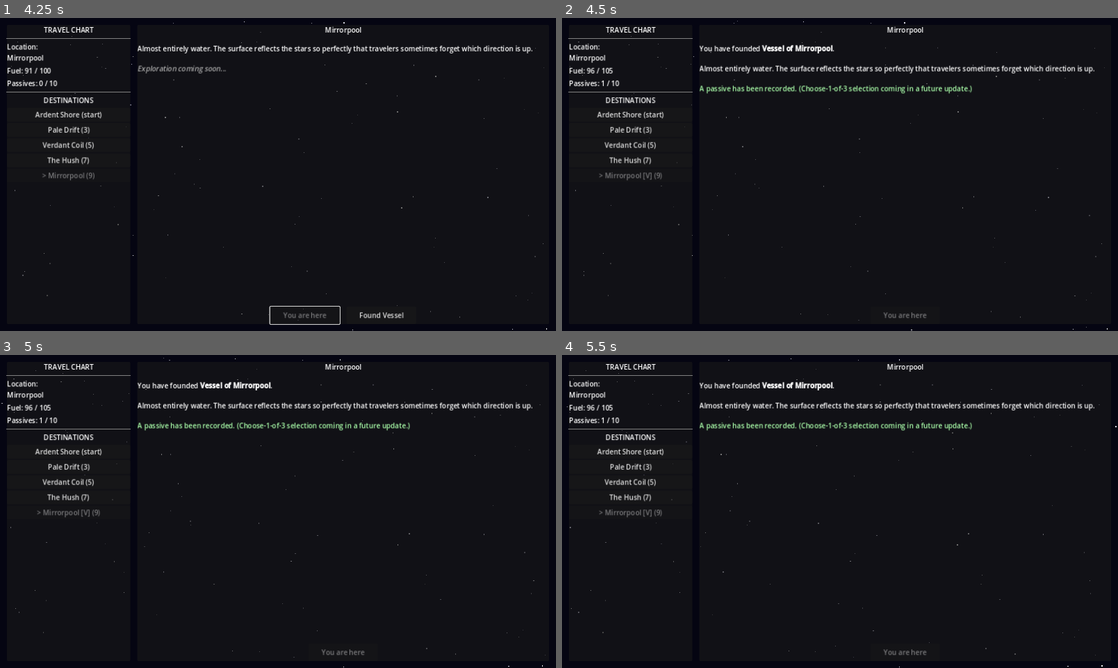
Above: before the commit, frames 1-4 (two rows, left to right).
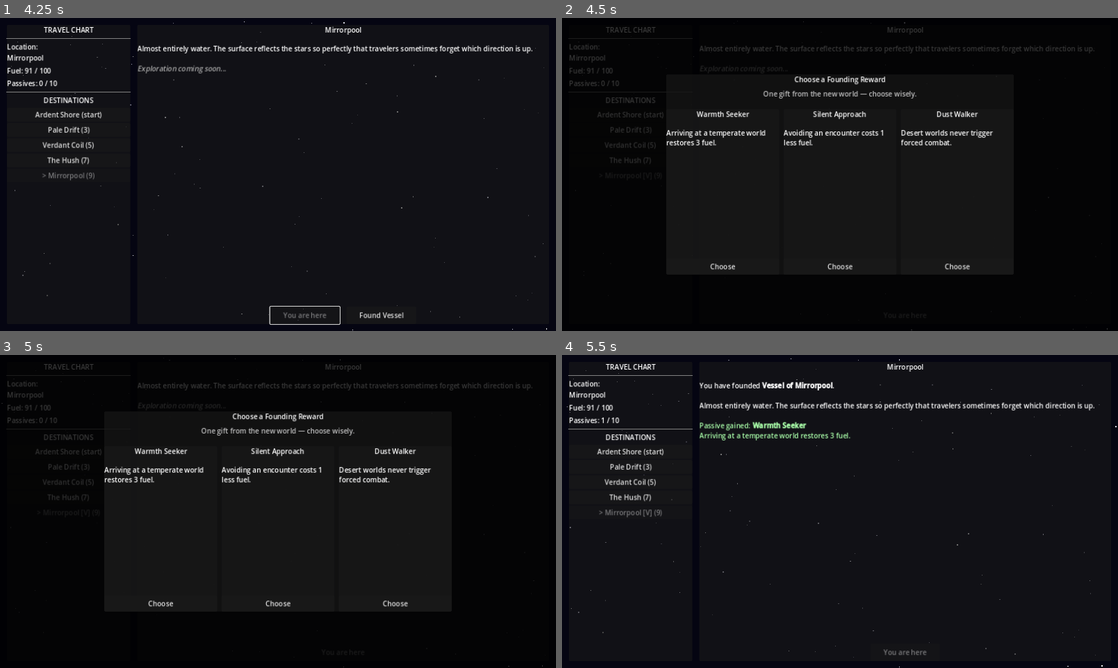
Above: after the commit, the same moments.

Repository: ColdTie/Metanoia-Vessel-2D
Game: Godot game, scene res://scenes/travel/travel_screen.tscn
Two runs of this game, one before a commit and one after it. Both use one fixed random seed, a clock stepped at 60 frames per second and the inputs below.
Inputs (mouse positions are in pixels of both pictures, inside the frame that each line leads up to):
- Up to frame 1 (4.25 s): click "Pale Drift (3)" at 0.5 s; click "Verdant Coil (5)" at 1.25 s; click "The Hush (7)" at 2 s; click "Mirrorpool (9)" at 2.75 s; click "Depart (9 fuel)" at 3.5 s
- Up to frame 2 (4.5 s): click "Found Vessel" at 4.25 s
- Up to frame 3 (5 s): no input
- Up to frame 4 (5.5 s): click (723, 602) at 5 s, where only the run after the commit has a clickable "Choose"

Frame 1 is identical in both runs. In frame 2, 5.6% of the frame differs, in the area x 1-99%, y 0-100%; in frame 3, 5.6%, in the area x 0-99%, y 0-100%; in frame 4, 1.0%.

Commit message:
Add choose-1-of-3 passive select modal on world settlement
Settlement now shows a full-screen modal (scenes/ui/passive_select.tscn)
drawing 3 random unowned passives from GameState.PASSIVE_POOL rather than
auto-granting founding_bonus. Passive pool expanded to 10 entries (the full
void-unlock count): added Wanderer's Eye, Bright Memory, Warmth Seeker, and
Silent Approach. founding_bonus and warmth_seeker have immediate mechanical
effects; the rest are hooks for future exploration/encounter systems.

Co-Authored-By: Claude Sonnet 4.6 <noreply@anthropic.com>
Claude-Session: https://claude.ai/code/session_019r7mkmBLttWr64tzDmgh3F

Diff:
--- /dev/null
+++ b/scenes/ui/passive_select.tscn
@@ -0,0 +1,7 @@
+[gd_scene load_steps=2 format=3 uid="uid://passive_sel_ui01"]
+
+[ext_resource type="Script" path="res://scripts/ui/passive_select.gd" id="1_passive"]
+
+[node name="PassiveSelect" type="CanvasLayer"]
+layer = 5
+script = ExtResource("1_passive")
--- a/scripts/autoloads/game_state.gd
+++ b/scripts/autoloads/game_state.gd
@@ -3,6 +3,60 @@
 # Singleton: all mutable game state. Access via GameState.x anywhere.
 
 const MAX_PASSIVES := 10  # Reaching this triggers void unlock check
+
+# Full pool of earnable passives. PassiveSelect draws 3 random unchosen entries.
+const PASSIVE_POOL: Array = [
+	{
+		"id": "founding_bonus",
+		"name": "Founding Bonus",
+		"desc": "The act of founding grants clarity. +5 max fuel.",
+	},
+	{
+		"id": "root_knowledge",
+		"name": "Root Knowledge",
+		"desc": "Jungle worlds yield extra specimens on exploration.",
+	},
+	{
+		"id": "echo_listener",
+		"name": "Echo Listener",
+		"desc": "Unlocks deeper dialogue options with all creatures.",
+	},
+	{
+		"id": "frost_hardened",
+		"name": "Frost Hardened",
+		"desc": "Ice-world travel costs 1 less fuel.",
+	},
+	{
+		"id": "tide_reader",
+		"name": "Tide Reader",
+		"desc": "Ocean worlds reveal a hidden specimen on arrival.",
+	},
+	{
+		"id": "dust_walker",
+		"name": "Dust Walker",
+		"desc": "Desert worlds never trigger forced combat.",
+	},
+	{
+		"id": "wanderers_eye",
+		"name": "Wanderer's Eye",
+		"desc": "Each new world visited records a bonus specimen observation.",
+	},
+	{
+		"id": "bright_memory",
+		"name": "Bright Memory",
+		"desc": "Creature dialogue never ends early — you can always ask again.",
+	},
+	{
+		"id": "warmth_seeker",
+		"name": "Warmth Seeker",
+		"desc": "Arriving at a temperate world restores 3 fuel.",
+	},
+	{
+		"id": "silent_approach",
+		"name": "Silent Approach",
+		"desc": "Avoiding an encounter costs 1 less fuel.",
+	},
+]
 
 var current_world: String = "Ardent Shore"
 var passives: Array = []          # Array of {id, name, desc, source}
--- a/scripts/travel/travel_screen.gd
+++ b/scripts/travel/travel_screen.gd
@@ -3,6 +3,8 @@
 # Travel Screen — the player's main navigation hub.
 # All UI is built programmatically so the .tscn stays trivially simple.
 # Three parallax star layers scroll right-to-left at different speeds.
+
+const PassiveSelectScene := preload("res://scenes/ui/passive_select.tscn")
 
 const STAR_SPEEDS: Array = [12.0, 28.0, 55.0]
 const STAR_COUNTS: Array = [120, 70, 35]
@@ -289,28 +291,51 @@
 
 	world["settled"] = true
 	world["vessel_name"] = "Vessel of " + world["name"]
-
-	# Grant the founding passive (choose-1-of-3 UI is TODO)
-	GameState.add_passive({
-		"id": "founding_bonus",
-		"name": "Founding Bonus",
-		"desc": "The act of founding grants clarity. +5 max fuel.",
-		"source": world["name"],
-	})
-	GameState.max_fuel += 5
-	GameState.refuel(5)
-
 	_settle_button.visible = false
 	_populate_destinations()
-	_refresh_status()
-
-	_world_desc_label.text = \
-		"You have founded [b]" + world["vessel_name"] + "[/b].\n\n" \
-		+ world.get("description", "") \
-		+ "\n\n[color=#aaffaa]A passive has been recorded. " \
-		+ "(Choose-1-of-3 selection coming in a future update.)[/color]"
-
-	SaveLoad.save_game()
+
+	# Build choice pool: all passives not yet owned, shuffled, take up to 3.
+	var owned_ids: Array = []
+	for p in GameState.passives:
+		owned_ids.append(p["id"])
+	var available: Array = []
+	for p in GameState.PASSIVE_POOL:
+		if not owned_ids.has(p["id"]):
+			available.append(p.duplicate())
+	available.shuffle()
+	var choices: Array = available.slice(0, min(3, available.size()))
+
+	var selector: CanvasLayer = PassiveSelectScene.instantiate()
+	selector.setup(choices)
+	add_child(selector)
+
+	var wname: String = world.get("name", "")
+	var wdesc: String = world.get("description", "")
+	var vessel_name: String = world.get("vessel_name", "")
+	selector.passive_chosen.connect(func(passive: Dictionary) -> void:
+		var final_passive: Dictionary = passive.duplicate()
+		final_passive["source"] = wname
+		GameState.add_passive(final_passive)
+		_apply_passive_effect(final_passive)
+		_refresh_status()
+		_world_desc_label.text = \
+			"You have founded [b]" + vessel_name + "[/b].\n\n" \
+			+ wdesc \
+			+ "\n\n[color=#aaffaa]Passive gained: [b]" \
+			+ final_passive.get("name", "") + "[/b]\n" \
+			+ final_passive.get("desc", "") + "[/color]"
+		SaveLoad.save_game()
+	)
+
+
+func _apply_passive_effect(passive: Dictionary) -> void:
+	match passive.get("id", ""):
+		"founding_bonus":
+			GameState.max_fuel += 5
+			GameState.refuel(5)
+		"warmth_seeker":
+			if GameState.get_current_world_data().get("type", "") == "temperate":
+				GameState.refuel(3)
 
 
 func _on_world_changed(_new_world: String) -> void:
--- /dev/null
+++ b/scripts/ui/passive_select.gd
@@ -0,0 +1,109 @@
+extends CanvasLayer
+
+# Modal overlay: presents 3 passive choices and emits the player's pick.
+# Usage:
+#   var sel = PassiveSelectScene.instantiate()
+#   sel.setup(choices_array)   # call BEFORE add_child
+#   add_child(sel)
+#   sel.passive_chosen.connect(func(p): ...)
+
+signal passive_chosen(passive: Dictionary)
+
+var _choices: Array = []
+
+
+func setup(choices: Array) -> void:
+	_choices = choices
+
+
+func _ready() -> void:
+	_build_ui()
+
+
+func _build_ui() -> void:
+	var root := Control.new()
+	root.set_anchors_and_offsets_preset(Control.PRESET_FULL_RECT)
+	add_child(root)
+
+	var overlay := ColorRect.new()
+	overlay.set_anchors_and_offsets_preset(Control.PRESET_FULL_RECT)
+	overlay.color = Color(0.0, 0.0, 0.0, 0.78)
+	root.add_child(overlay)
+
+	var panel := PanelContainer.new()
+	panel.set_anchor(SIDE_LEFT,   0.5)
+	panel.set_anchor(SIDE_TOP,    0.5)
+	panel.set_anchor(SIDE_RIGHT,  0.5)
+	panel.set_anchor(SIDE_BOTTOM, 0.5)
+	panel.set_offset(SIDE_LEFT,   -400.0)
+	panel.set_offset(SIDE_TOP,    -230.0)
+	panel.set_offset(SIDE_RIGHT,   400.0)
+	panel.set_offset(SIDE_BOTTOM,  230.0)
+	root.add_child(panel)
+
+	var vbox := VBoxContainer.new()
+	vbox.add_theme_constant_override("separation", 10)
+	panel.add_child(vbox)
+
+	var title := Label.new()
+	title.text = "Choose a Founding Reward"
+	title.horizontal_alignment = HORIZONTAL_ALIGNMENT_CENTER
+	vbox.add_child(title)
+
+	var sub := Label.new()
+	sub.text = "One gift from the new world — choose wisely."
+	sub.horizontal_alignment = HORIZONTAL_ALIGNMENT_CENTER
+	sub.modulate = Color(0.75, 0.75, 0.75, 1.0)
+	vbox.add_child(sub)
+
+	vbox.add_child(HSeparator.new())
+
+	var cards_row := HBoxContainer.new()
+	cards_row.size_flags_vertical = Control.SIZE_EXPAND_FILL
+	cards_row.add_theme_constant_override("separation", 10)
+	vbox.add_child(cards_row)
+
+	for p in _choices:
+		_build_card(cards_row, p)
+
+
+func _build_card(parent: HBoxContainer, passive: Dictionary) -> void:
+	var card := PanelContainer.new()
+	card.size_flags_horizontal = Control.SIZE_EXPAND_FILL
+	parent.add_child(card)
+
+	var vbox := VBoxContainer.new()
+	vbox.add_theme_constant_override("separation", 8)
+	card.add_child(vbox)
+
+	var name_lbl := Label.new()
+	name_lbl.text = passive.get("name", "")
+	name_lbl.horizontal_alignment = HORIZONTAL_ALIGNMENT_CENTER
+	vbox.add_child(name_lbl)
+
+	vbox.add_child(HSeparator.new())
+
+	var desc_lbl := RichTextLabel.new()
+	desc_lbl.bbcode_enabled = true
+	desc_lbl.fit_content = false
+	desc_lbl.autowrap_mode = TextServer.AUTOWRAP_WORD_SMART
+	desc_lbl.custom_minimum_size = Vector2(0.0, 90.0)
+	desc_lbl.size_flags_vertical = Control.SIZE_EXPAND_FILL
+	desc_lbl.text = passive.get("desc", "")
+	vbox.add_child(desc_lbl)
+
+	var spacer := Control.new()
+	spacer.size_flags_vertical = Control.SIZE_EXPAND_FILL
+	vbox.add_child(spacer)
+
+	var btn := Button.new()
+	btn.text = "Choose"
+	btn.custom_minimum_size = Vector2(0.0, 36.0)
+	var p := passive.duplicate()
+	btn.pressed.connect(_on_passive_chosen.bind(p))
+	vbox.add_child(btn)
+
+
+func _on_passive_chosen(passive: Dictionary) -> void:
+	passive_chosen.emit(passive)
+	queue_free()
Not shown, changed: CLAUDE.md
Not shown, changed: design/content-log.md
Not shown, changed: design/systems.md
